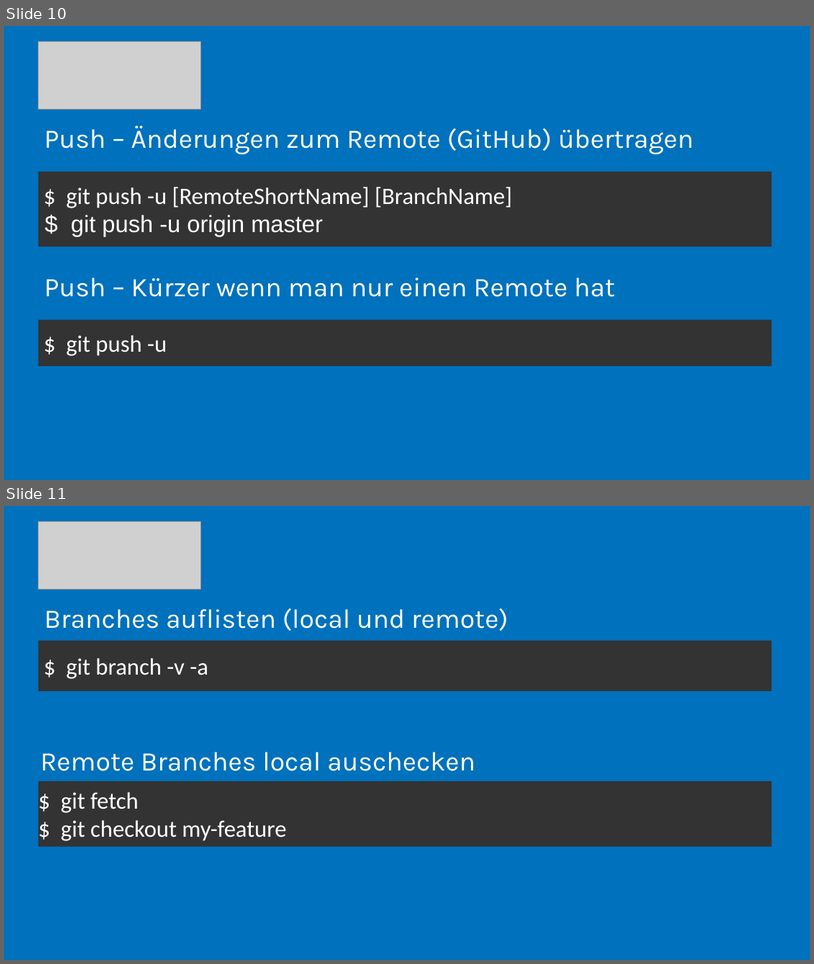
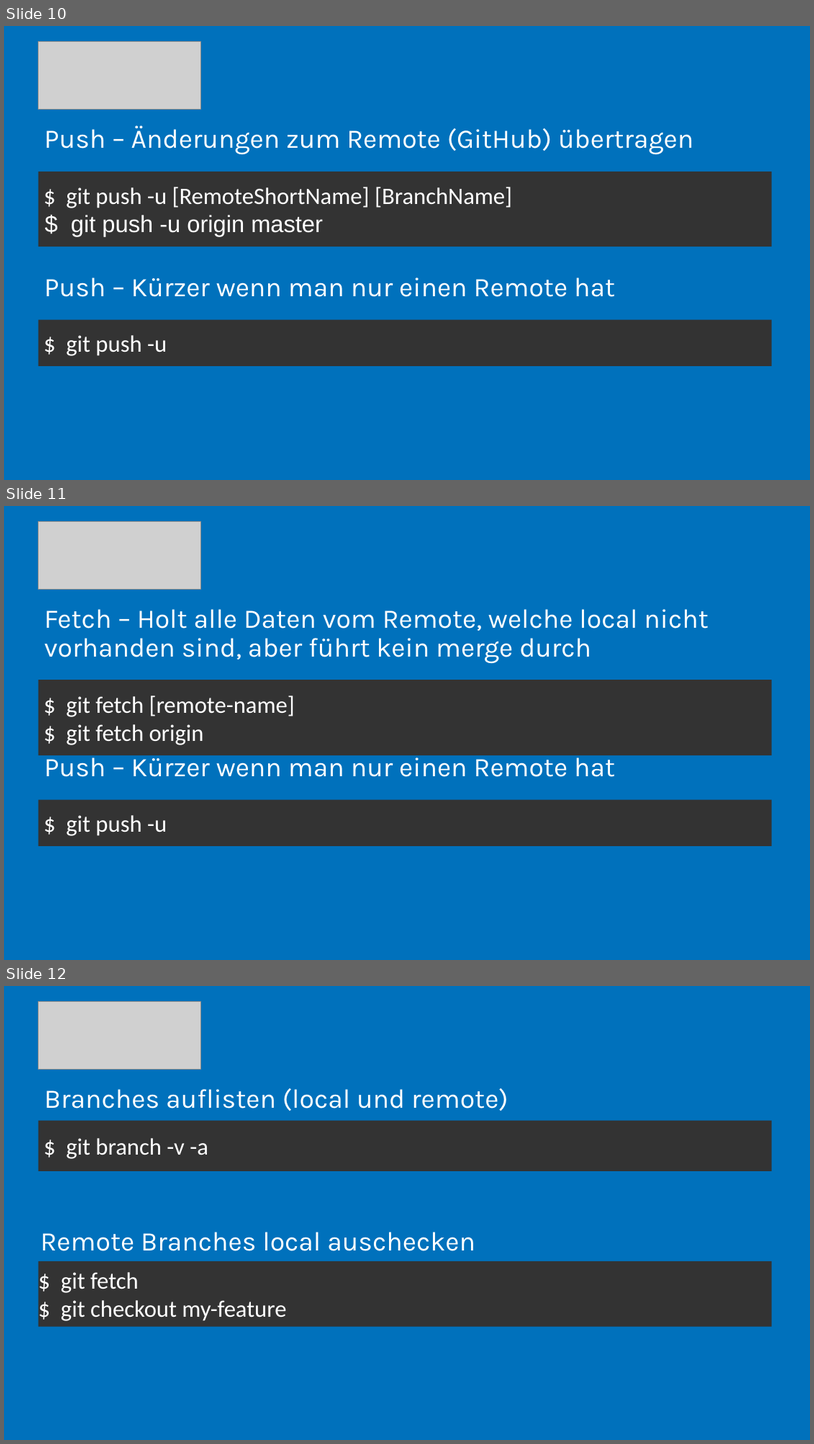
Before and after one commit to MarcelMalik/GitHub-Einfuehrung, a slide deck: GitHub Einführung.pptx. Shown one above the other, each under a label of ours: slides 10 and 11 before the commit, slides 10, 11 and 12 after it. The pictures are 814x964 and 814x1444 pixels, drawn with LibreOffice and Linux fonts; fonts in the diff are those of the drawing; grey boxes stand for pictures. Boxes give left, top, right and bottom in pixels: in the first picture for what was removed or moved away, otherwise in the second. Text is boxed around its words. In the diff, an @@ line names an element or a change of style, - is before the commit and + after.

Commit message:
first version

```diff
--- a/GitHub Einführung.pptx
+++ b/GitHub Einführung.pptx
@@ slide 11 added at (4, 506, 810, 960), background #0071BC @@
@@ picture added at (39, 521, 201, 589) @@
@@ text added at (44, 609, 709, 664), 32 pt, text #FFFFFF @@
+Fetch – Holt alle Daten vom Remote, welche local nicht vorhanden sind, aber führt kein merge durch
@@ rectangle added at (39, 680, 772, 755), fill #333333, 28 pt, text #FFFFFF @@
+$ git fetch [remote-name]
+$ git fetch origin
@@ text added at (44, 752, 615, 777), 32 pt, text #FFFFFF @@
+Push – Kürzer wenn man nur einen Remote hat
@@ rectangle added at (39, 800, 772, 846), fill #333333, 28 pt, text #FFFFFF @@
+$ git push -u
@@ what was slide 11 is now slide 12 @@
```
